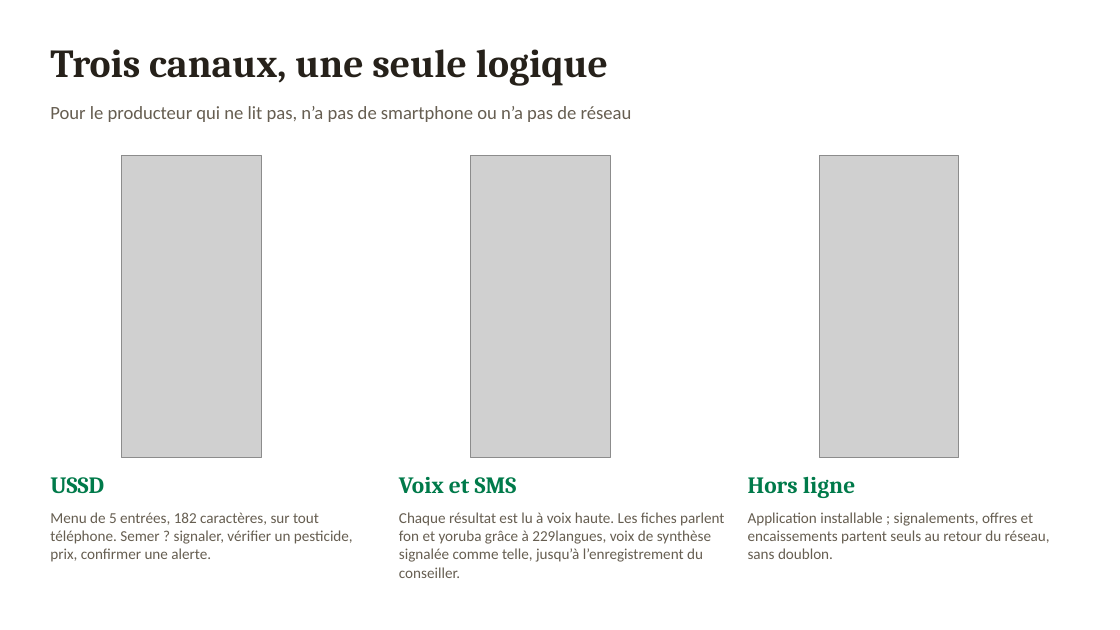
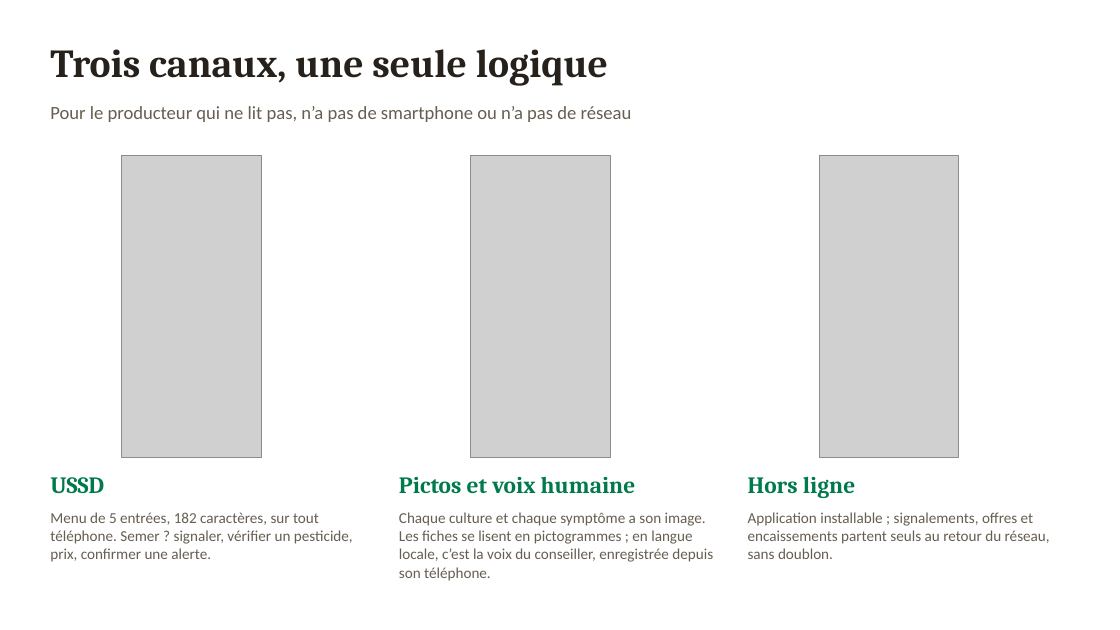
Before and after one commit to misterkante/alerteagri, a slide deck: slide 6 of docs/presentation/AlerteAgri-presentation.pptx. Drawn at 1120x630 pixels with LibreOffice and Linux fonts; fonts in the diff are those of the drawing; grey boxes stand for pictures. Boxes give left, top, right and bottom in pixels: in the first picture for what was removed or moved away, otherwise in the second. Text is boxed around its words. In the diff, an @@ line names an element or a change of style, - is before the commit and + after.

```diff
--- a/docs/presentation/AlerteAgri-presentation.pptx
+++ b/docs/presentation/AlerteAgri-presentation.pptx
@@ text at (399,476,636,493): text changed @@
-Voix et SMS
+Pictos et voix humaine
@@ text at (399,512,713,581): text changed @@
-Chaque résultat est lu à voix haute. Les fiches parlent fon et yoruba grâce à 229langues, voix de synthèse signalée comme telle, jusqu’à l’enregistrement du conseiller.
+Chaque culture et chaque symptôme a son image. Les fiches se lisent en pictogrammes ; en langue locale, c’est la voix du conseiller, enregistrée depuis son téléphone.
```
Also in this commit, not shown: 1 other slide changed, 4 other files.
